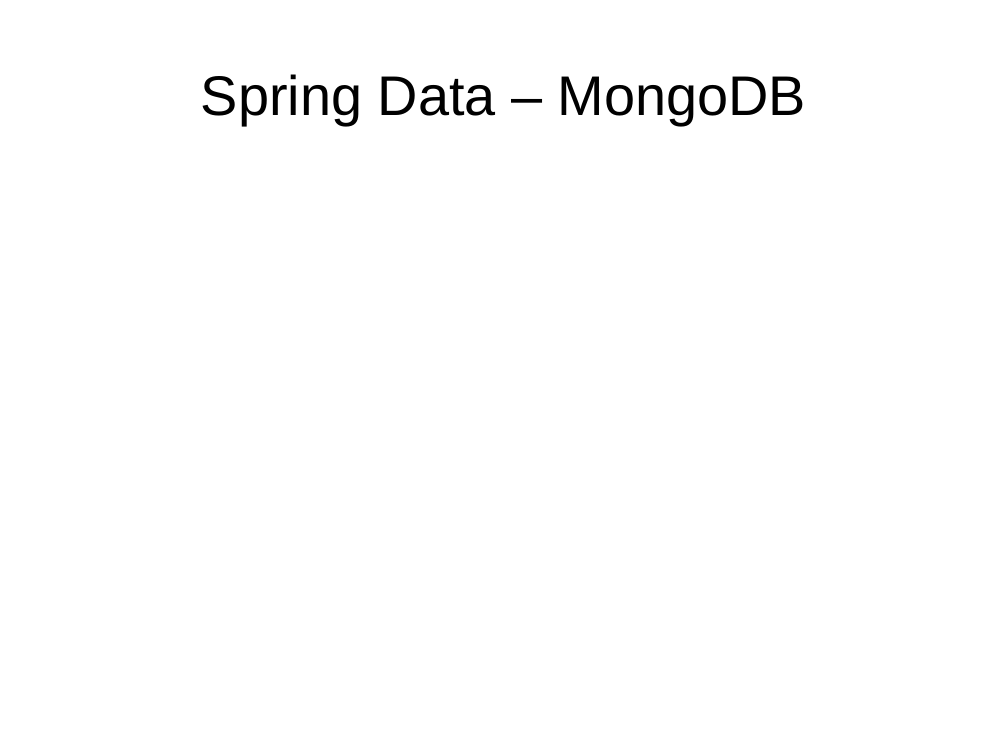
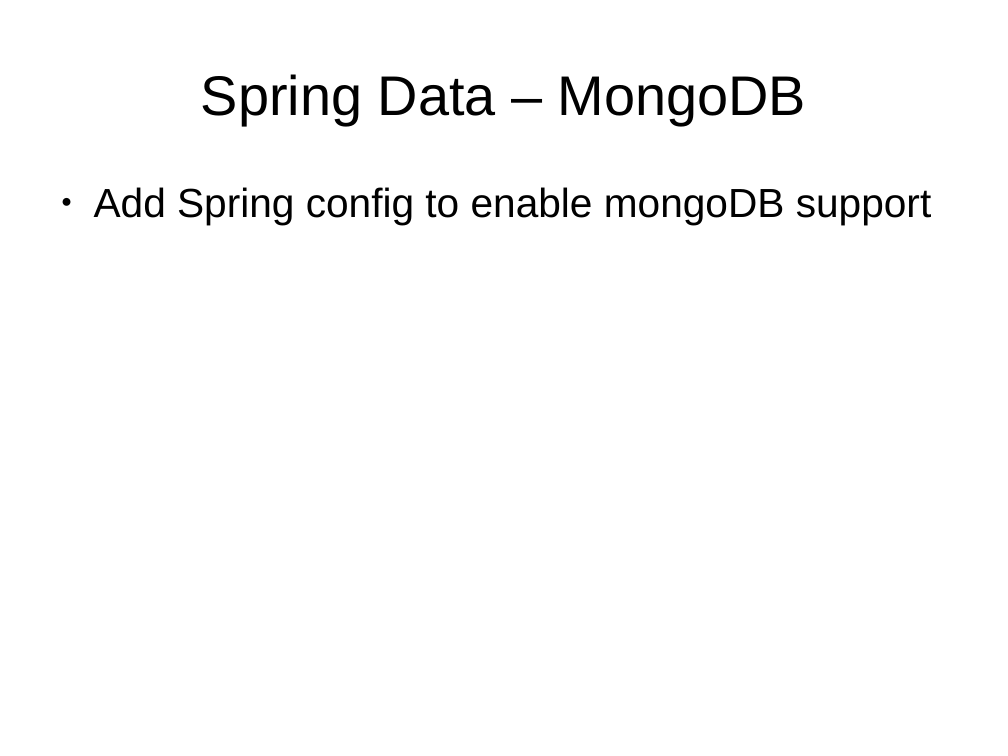
Before and after one commit to martinicr/spring-data-tech-talk, a slide deck: slide 10 of spring-data-mongodb.odp (slide 9 before the commit). Drawn at 1008x756 pixels with LibreOffice and Linux fonts; fonts in the diff are those of the drawing. Boxes give left, top, right and bottom in pixels: in the first picture for what was removed or moved away, otherwise in the second. Text is boxed around its words. In the diff, an @@ line names an element or a change of style, - is before the commit and + after.

```diff
--- a/spring-data-mongodb.odp
+++ b/spring-data-mongodb.odp
@@ text added at (94,187,931,225), 32 pt, text #000000 @@
+● Add Spring config to enable mongoDB support
```
Also in this commit, not shown: 1 other slide changed, 2 slides added.
